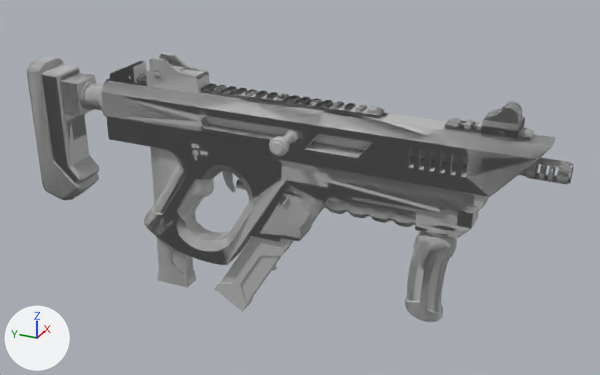
One commit to the FBX model Maya Project Files/Weapons/Exports/SMG/SMG_Magazine.fbx: the scene before it, then after it.
One viewpoint serves both versions: a 50 mm lens placed at (-0.604, -0.403, 0.329), pointed at (0.015, -0.125, 0.02). Arrows for +X, +Y and +Z are at lower left; the lights stay in place. Where no turn or scale is listed for an object, it has been applied to the vertices. Vertices at the same position are counted once.

In view in the first picture: 'Ammo_Indicator', 'DON_T_EXPORT', 'Export', 'Export.001', 'Lever', 'Magazine', 'Nine_Bullet1', 'Nine_Shell', 'Position', 'SMG_Ironsight', 'Shotgun_Ironsight'.
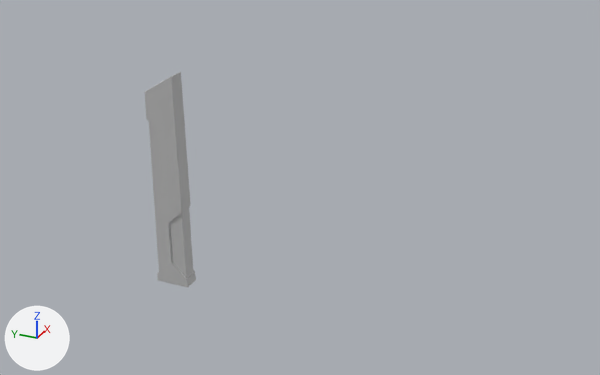
Pixel boxes (x1, y1, x2, y2) of what changed, in the pictures (600 x 375 px):
'DON_T_EXPORT', deleted
    before: (27, 54, 574, 322)
'Export', reshaped, moved (91% narrower, 18% shorter)
    before: (27, 58, 574, 322)
    after: (145, 72, 196, 287)
'Magazine', deleted
    before: (214, 144, 356, 311)
'Position', deleted
    before: (150, 147, 196, 287)
'Lever', deleted
    before: (206, 116, 371, 156)
'Export.001', deleted
    before: (150, 147, 196, 287)
'Shotgun_Ironsight', deleted
    before: (147, 53, 208, 88)
'SMG_Ironsight', deleted
    before: (481, 101, 524, 140)
'Ammo_Indicator', deleted
    before: (110, 61, 142, 84)
'Nine_Shell', deleted
    before: (236, 179, 246, 190)
'Nine_Bullet1', deleted
    before: (271, 265, 277, 271)
part 1 of me_mesh_004, deleted
    before: (27, 58, 574, 322)
part 2 of me_mesh_004, deleted
    before: (137, 78, 384, 118)
part 3 of me_mesh_004, added
    after: (145, 72, 196, 287)

Edits to the bpy script that builds the scene:
```text
Change me_mesh_004:
    used by ob_export; location = (0.0, -0.1031, 0.0198)
    remove me_mesh_004.from_pydata(...)  # 3293 vertices, 3253 faces; spans x -0.018..0.018, y -0.251..0.251, z -0.091..0.091
    add me_mesh_004.from_pydata(...)  # 112 vertices, 118 faces; spans x -0.008..0.008, y -0.018..0.018, z -0.108..0.108
    me_mesh_004 part 1: 55 loose pieces with 3269 vertices, spanning x -0.018..0.018, y -0.251..0.251, z -0.091..0.091, are deleted
    me_mesh_004 part 2
    24 vertices are removed from x -0.007..0.007, y -0.1..0.155, z 0.083..0.089
    19 faces are deleted
    me_mesh_004 part 3
    104 vertices are added at x -0.008..0.008, y -0.018..0.018, z -0.108..0.108
    8 new vertices lie (0.01, 0.0, 0.0) away from vertices in x -0.005, y -0.015..0.015, z -0.108..0.107
    118 new faces join them
Change ob_export:
    ob_export.location: (0.0, -0.1031, 0.0198) -> (0.0, 0.0032, 0.0066)
Remove ob_nine_bullet1:
    ob_nine_bullet1 = bpy.data.objects.new('Nine_Bullet1', me_mesh_002)
    ob_nine_bullet1.location = (0.0, -0.1073, 0.0506)
Remove ob_bullet_loaded2:
    ob_bullet_loaded2 = bpy.data.objects.new('Bullet_Loaded2', me_mesh_010)
    ob_bullet_loaded2.location = (0.0, 0.0, 0.0)
Remove ob_nine_shell:
    ob_nine_shell = bpy.data.objects.new('Nine_Shell', me_mesh_001)
    ob_nine_shell.location = (0.0, -0.0825, 0.07)
Remove ob_don_t_export:
    ob_don_t_export = bpy.data.objects.new('DON_T_EXPORT', me_mesh_003)
    ob_don_t_export.location = (0.0, -0.1031, 0.0289)
Remove ob_lever:
    ob_lever = bpy.data.objects.new('Lever', me_mesh_013)
    ob_lever.location = (-0.0189, -0.1319, 0.0812)
Remove ob_ammo_indicator:
    ob_ammo_indicator = bpy.data.objects.new('Ammo_Indicator', me_mesh_005)
    ob_ammo_indicator.location = (0.0, 0.0411, 0.1146)
Remove ob_export_001:
    ob_export_001 = bpy.data.objects.new('Export.001', me_mesh_012)
    ob_export_001.location = (0.0, 0.0032, 0.0066)
Remove ob_position:
    ob_position = bpy.data.objects.new('Position', me_mesh_011)
    ob_position.location = (0.0, 0.0, 0.0)
Remove ob_magazine:
    ob_magazine = bpy.data.objects.new('Magazine', me_mesh_008)
    ob_magazine.location = (0.0, -0.114, -0.0191)
Remove ob_shotgun_ironsight:
    ob_shotgun_ironsight = bpy.data.objects.new('Shotgun_Ironsight', me_mesh_006)
    ob_shotgun_ironsight.location = (0.0, -0.013, 0.1029)
Remove ob_smg_ironsight:
    ob_smg_ironsight = bpy.data.objects.new('SMG_Ironsight', me_mesh_007)
    ob_smg_ironsight.location = (0.0, -0.2998, 0.1029)
```
